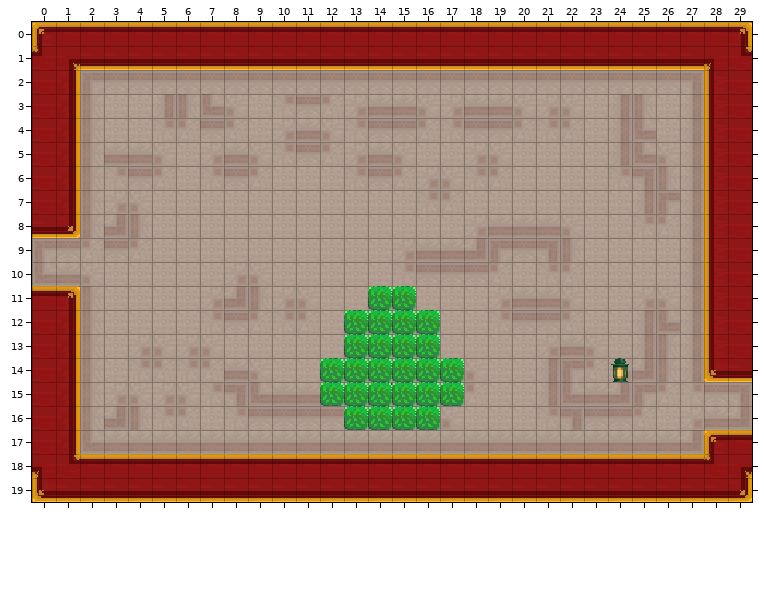
Two states of a Tiled map, Assets/maps/HubRooms/5 - Higher Class Rooms/E6 room.tmx. The picture above is the old version.
Cells are 16x16 px. Shown: x 0..29, y 0..19.
And afterwards:
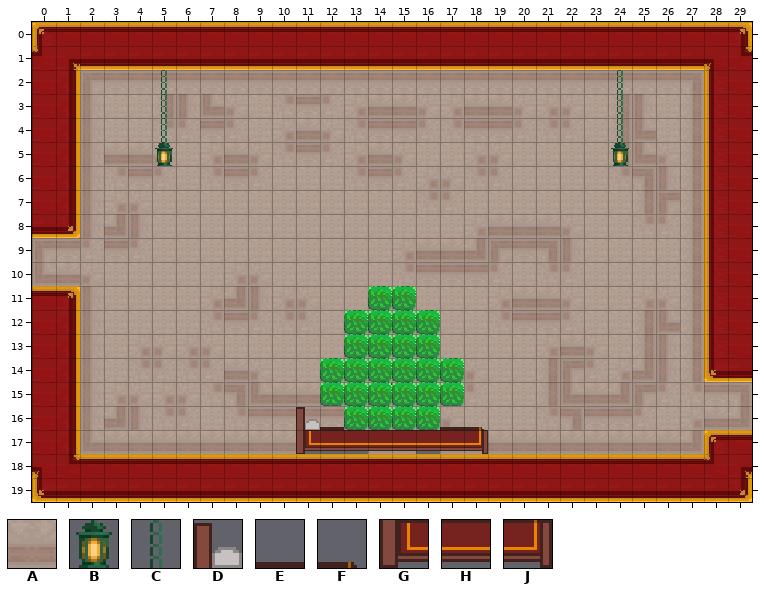
Key: from "NiceWall": A 11; from "PlaceholderSprites": B 45, C 90; from "decorative_props": D 72, E 73, F 74, G 88, H 89, J 90.
_ is an empty cell.
Tiles replaced or removed in this view: A, B.
Edits made:
Changed rows in their new state; . is an unchanged cell.
Layer "ground":
first column x 11:
16 DE....EF
17 GHHHHHHJ
Layer "annotations under annotations":
first column x 24:
14 _
Layer "annotations (for game objects)":
first column x 5:
 5 B..................B
Layer "foreground":
first column x 5:
 2 C..................C
 3 C..................C
 4 C..................C
